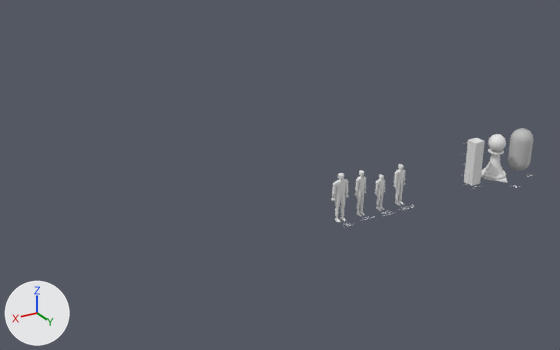
The Blender file aspenTools/Blender/4.4/scripts/startup/bl_app_templates_system/Aspen_Modeling/startup.blend as it was, and as the next commit left it.
The view is the same before and after, from a 50 mm lens placed at (21.4, 22.7, 13.9), pointed at (5.7, -3.5, 0.8). Arrows for +X, +Y and +Z are at lower left; the lights stay in place. The older version comes first.

The first picture shows 'Capsule', 'Husky', 'Nikita', 'Pawn_M', 'Serenity', 'Xavier' and 5 more.
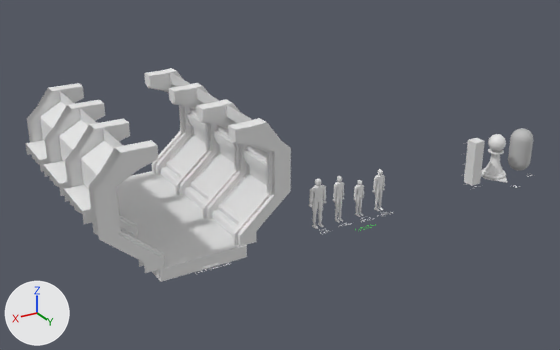
The newer file is also turned or shifted as a whole; pictures and numbers use the older file's frame.

Pixel boxes (x1, y1, x2, y2) of what changed, in the pictures (560 x 350 px):
'Hallway2Floor', added: after (25, 68, 291, 282)
    faces in mat_hallwaywall (its picture is missing): (144, 68, 291, 246)
    faces in mat_hallwaywall_001 (its picture is missing): (25, 83, 165, 273)
    faces in mat_hallwayfloormat (its picture is missing): (117, 171, 247, 282)
    faces in mat_hallwaywindow (its picture is missing): (171, 73, 267, 219)
    faces in mat_hallwaywindow_001 (its picture is missing): (40, 91, 123, 188)
'Husky', moved: before (331, 173, 349, 222); after (309, 179, 326, 229)
'Nikita', moved: before (355, 170, 366, 216); after (333, 176, 344, 223)
'Xavier', moved: before (393, 164, 406, 205); after (373, 169, 385, 211)
'Serenity', moved: before (375, 174, 385, 211); after (353, 180, 364, 217)
'HallwayDescription', added: after (195, 262, 231, 273)

The change, as a diff of the scene's bpy script:
```diff
--- a/aspenTools/Blender/4.4/scripts/startup/bl_app_templates_system/Aspen_Modeling/startup.blend.py
+++ b/aspenTools/Blender/4.4/scripts/startup/bl_app_templates_system/Aspen_Modeling/startup.blend.py
@@ mat_hallwaywall @@
+mat_hallwaywall = principled_material('HallwayWall')
+mat_hallwaywall.base_color = (0.8, 0.8, 0.8)  # white #e7e7e7
+mat_hallwaywall.roughness = 0.923
@@ mat_hallwayfloormat @@
+mat_hallwayfloormat = principled_material('HallwayFloorMat')
+mat_hallwayfloormat.base_color = (0.8, 0.8, 0.8)  # white #e7e7e7
@@ mat_hallwaywindow @@
+mat_hallwaywindow = principled_material('HallwayWindow')
+mat_hallwaywindow.base_color = (0.8, 0.8, 0.8)  # white #e7e7e7
@@ mat_hallwaywall_001 @@
+mat_hallwaywall_001 = principled_material('HallwayWall.001')
+mat_hallwaywall_001.base_color = (0.8, 0.8, 0.8)  # white #e7e7e7
+mat_hallwaywall_001.roughness = 0.923
@@ mat_hallwaywindow_001 @@
+mat_hallwaywindow_001 = principled_material('HallwayWindow.001')
+mat_hallwaywindow_001.base_color = (0.8, 0.8, 0.8)  # white #e7e7e7
@@ me_cube_088 @@
+me_cube_088.from_pydata(...)  # 904 vertices, 632 faces; spans x -8.5..8.5, y -5.5..10.7, z 0.0..10.4
+# faces by material slot: [4, 299, 15, 299, 15]
+me_cube_088.materials.append(mat_hallwayfloormat)  # its picture is missing
+me_cube_088.materials.append(mat_hallwaywall)  # its picture is missing
+me_cube_088.materials.append(mat_hallwaywindow)  # its picture is missing
+me_cube_088.materials.append(mat_hallwaywall_001)  # its picture is missing
+me_cube_088.materials.append(mat_hallwaywindow_001)  # its picture is missing
@@ txt_text_002 @@
+txt_text_002 = bpy.data.curves.new('Text.002', 'FONT')
+txt_text_002.body = 'Hallway\n(~9.4 cubes tall)'
+txt_text_002.align_x = 'CENTER'
+txt_text_002.size = 0.6
+txt_text_002.offset_y = 0.164
@@ ob_husky @@
 ob_husky = bpy.data.objects.new('Husky', me_plane_019)
-ob_husky.location = (5.0, -0.01, 0.0)
+ob_husky.location = (6.07, -0.01, 0.0)
 ob_husky.scale = (0.322, 0.773, 0.773)
@@ ob_xavier @@
 ob_xavier = bpy.data.objects.new('Xavier', me_plane)
-ob_xavier.location = (2.0, -0.01, 0.0)
+ob_xavier.location = (3.07, -0.01, 0.0)
 ob_xavier.scale = (0.256, 0.773, 0.675)
@@ ob_nikita @@
 ob_nikita = bpy.data.objects.new('Nikita', me_plane_017)
-ob_nikita.location = (4.0, -0.01, 0.0)
+ob_nikita.location = (5.07, -0.01, 0.0)
 ob_nikita.scale = (0.204, 0.773, 0.736)
@@ ob_serenity @@
 ob_serenity = bpy.data.objects.new('Serenity', me_plane_018)
-ob_serenity.location = (3.0, -0.01, 0.0)
+ob_serenity.location = (4.07, -0.01, 0.0)
 ob_serenity.scale = (0.197, 0.773, 0.581)
@@ ob_hallwaydescription @@
+ob_hallwaydescription = bpy.data.objects.new('HallwayDescription', txt_text_002)
+ob_hallwaydescription.location = (11.06, 0.76, 0.0)
+ob_hallwaydescription.rotation_euler = (0.0, 0.0, -3.142)  # degrees (0, 0, -180)
+ob_hallwaydescription.scale = (0.364, 0.364, 0.364)
@@ ob_hallway2floor @@
+ob_hallway2floor = bpy.data.objects.new('Hallway2Floor', me_cube_088)
+ob_hallway2floor.location = (9.73, -4.27, -0.5)
+ob_hallway2floor.rotation_euler = (0.0, 0.0, -1.571)  # degrees (0, 0, -90)
+ob_hallway2floor.scale = (0.5, 0.5, 0.5)
```
